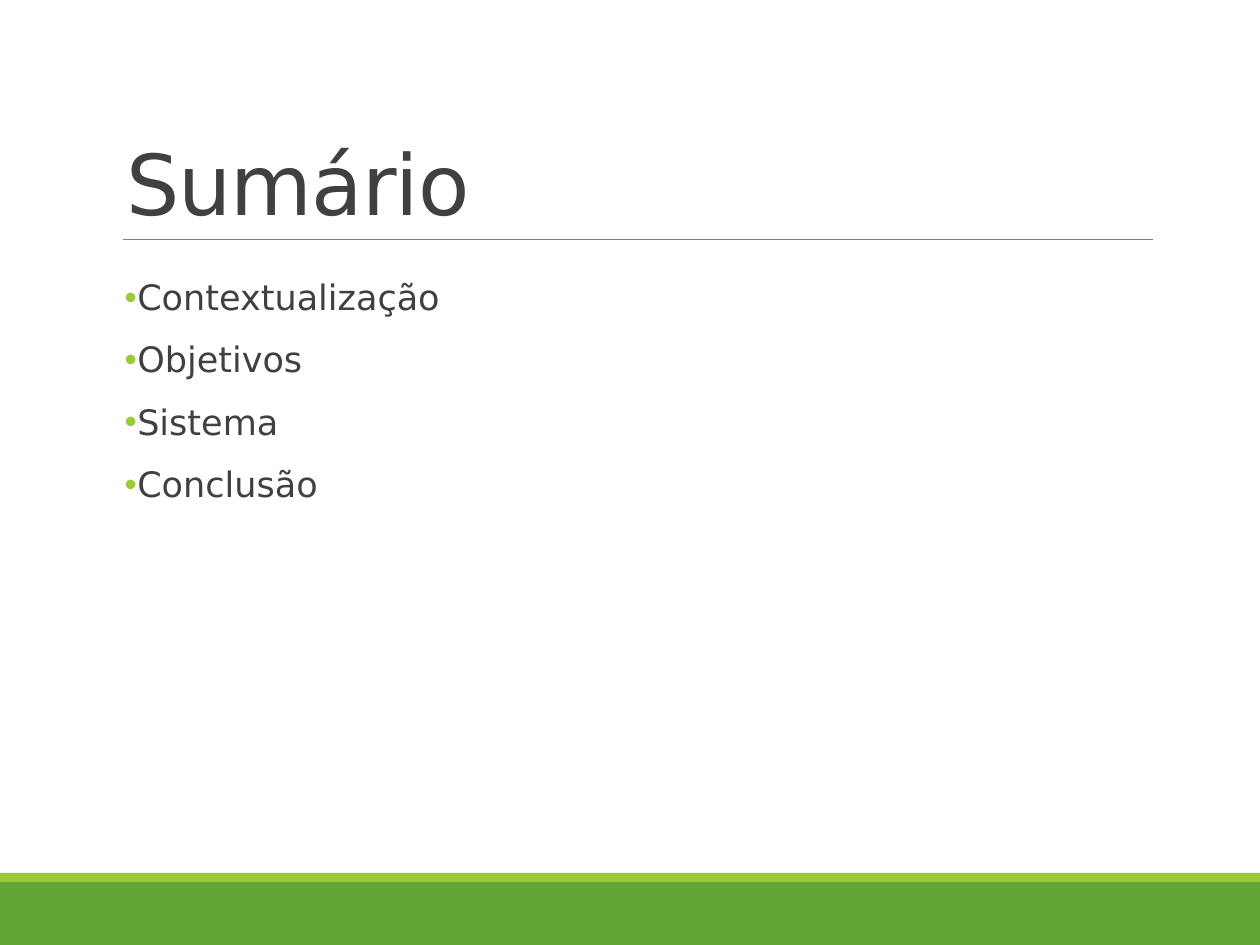
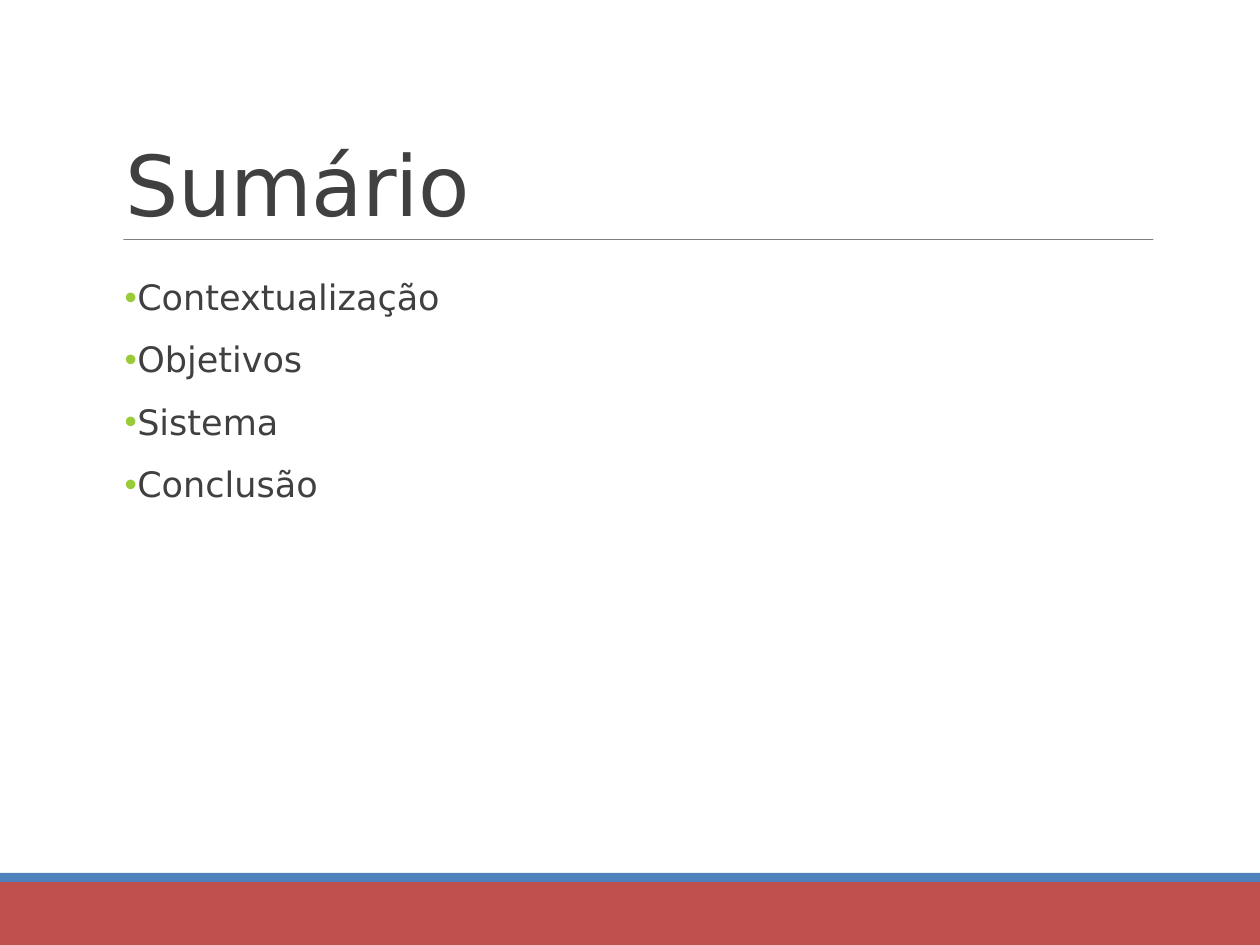
Before and after one commit to luisguipso/tcc, a slide deck: slide 2 of Apresentação - SICON.pptx. Drawn at 1260x945 pixels with LibreOffice and Linux fonts; fonts in the diff are those of the drawing. Boxes give left, top, right and bottom in pixels: in the first picture for what was removed or moved away, otherwise in the second. Text is boxed around its words. In the diff, an @@ line names an element or a change of style, - is before the commit and + after.

```diff
--- a/Apresentação - SICON.pptx
+++ b/Apresentação - SICON.pptx
@@ rectangle at [0,882,1260,945]: fill #63A537 to #C0504D @@
@@ rectangle at [0,873,1260,882]: fill #99CB38 to #4F81BD @@
```
Also in this commit, not shown: 8 other slides changed, 9 other files.
